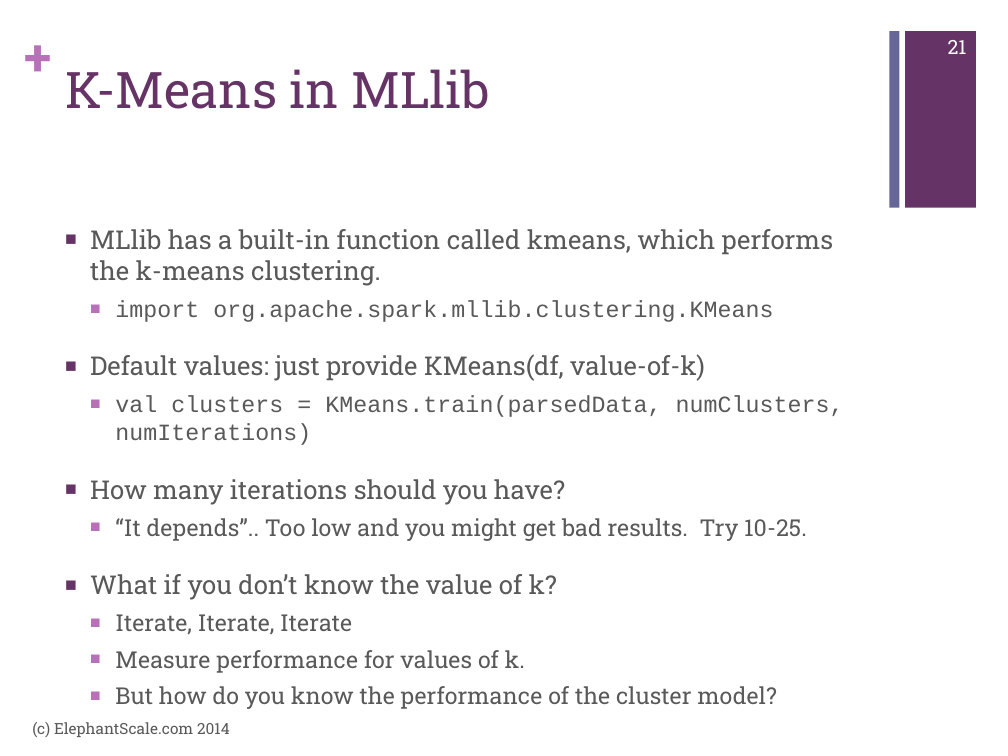
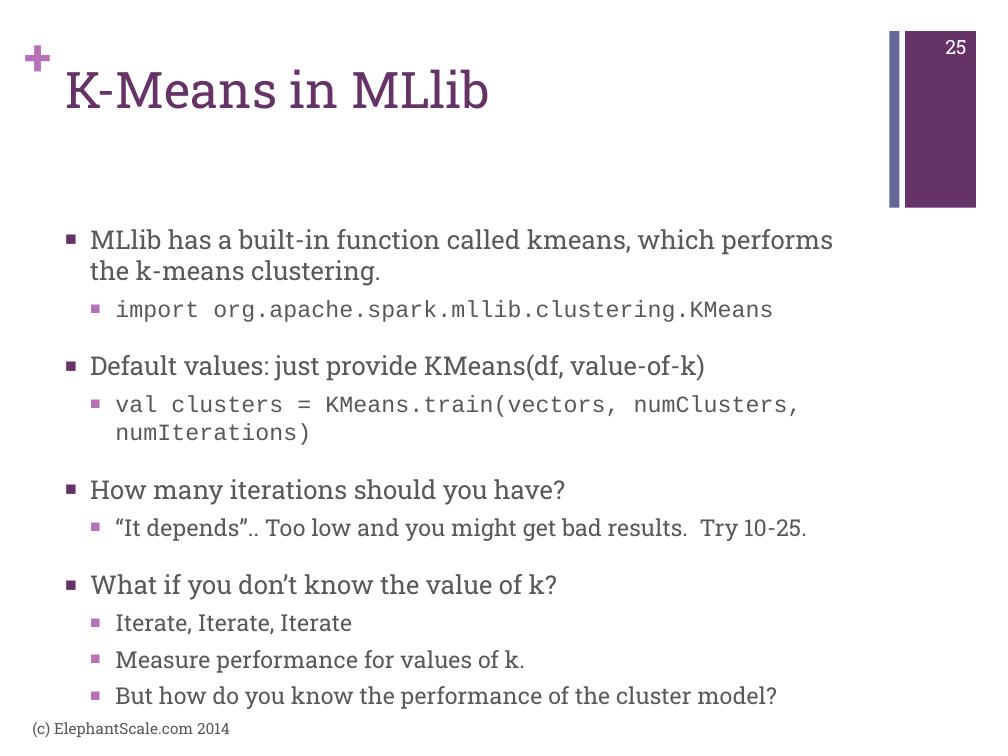
Before and after one commit to mattvinks/spark-labs, a slide deck: slide 25 of slides/MLLib.pptx (slide 21 before the commit). Drawn at 1008x756 pixels with LibreOffice and Linux fonts; fonts in the diff are those of the drawing. Boxes give left, top, right and bottom in pixels: in the first picture for what was removed or moved away, otherwise in the second. Text is boxed around its words. In the diff, an @@ line names an element or a change of style, - is before the commit and + after.

Commit message:
Added latest MLLib.

```diff
--- a/slides/MLLib.pptx
+++ b/slides/MLLib.pptx
@@ page number at box(945, 40, 966, 54): text changed @@
-21
+25
@@ text at box(115, 395, 802, 445): text changed @@
-  ■ val clusters = KMeans.train(parsedData, numClusters, numIterations)
+  ■ val clusters = KMeans.train(vectors, numClusters, numIterations)
```
Also in this commit, not shown: 2 other slides changed, 5 slides added.
